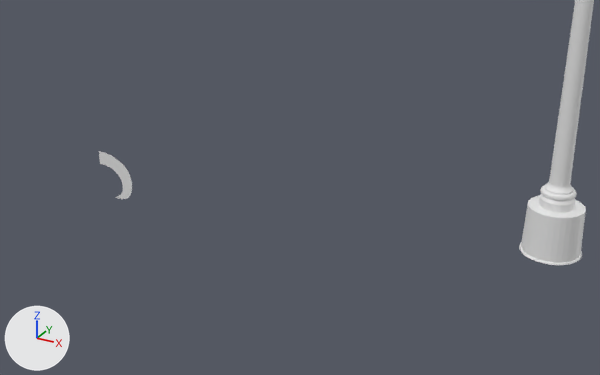
The Blender file assignment2_v1.5.blend as it was, and as the next commit left it.
Before and after are seen from a camera (50 mm lens) standing at (0.86, -5.12, 1.07) and looking at (0.54, -4.53, 0.77). Arrows for +X, +Y and +Z are at lower left; the lights stay in place.
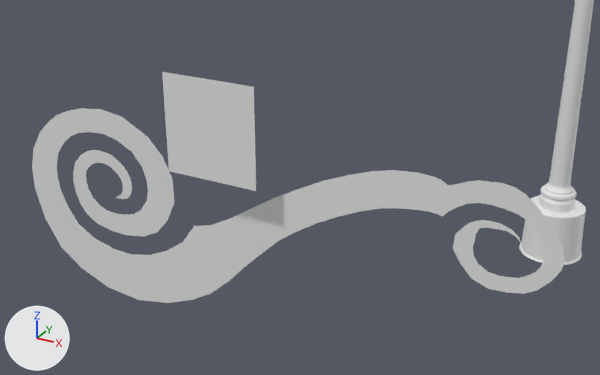
Boxes [x1, y1, x2, y2] around the edits, measured in the pictures (600 x 375 px):
'Plane', reshaped (1471% wider, 373% taller)
    before: [99, 151, 132, 199]
    after: [32, 72, 565, 303]
part 1 of me_plane, built on
    before: [99, 151, 132, 186]
    after: [32, 72, 565, 303]

What the commit changed:
me_plane is used by ob_plane; location (0.3619, -4.5566, 0.7441); rotation (1.571, 0.0, 0.0), in degrees (90, 0, 0); scale (0.00539, 0.00539, 0.00539).
me_plane had 26 vertices, 12 faces and spanned x -5.59..1.5, y -2.87..5.69, z 0.0.
me_plane now has 194 vertices, 95 faces and spans x -23.05..76.7, y -23.49..23.78, z 0.0..3.79.
Part 1, on me_plane:
11 vertices move from x -5.59..1.5, y 0.92..5.69, z 0.0 to x -5.47..1.4, y 0.83..5.87, z 0.0.
168 vertices are added at x -23.05..76.7, y -23.49..23.78, z 0.0..3.79.
83 new faces join them.
